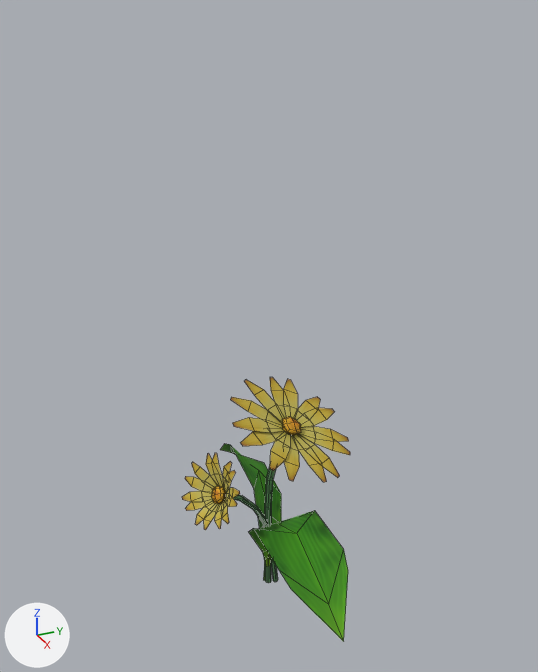
Renders of the FBX model Assets/Models/YellowDaisy.fbx from each side of a commit.
Before and after are seen from a camera (50 mm lens) standing at (0.256, -0.281, 0.506) and looking at (-0.236, -0.059, 0.26). The axes (+X, +Y, +Z) are drawn at lower left. The lights are the same throughout. Mesh edges are drawn as thin lines. Where no turn or scale is listed for an object, it has been applied to the vertices.

In view in the first picture: 'YellowDaisyFull'.
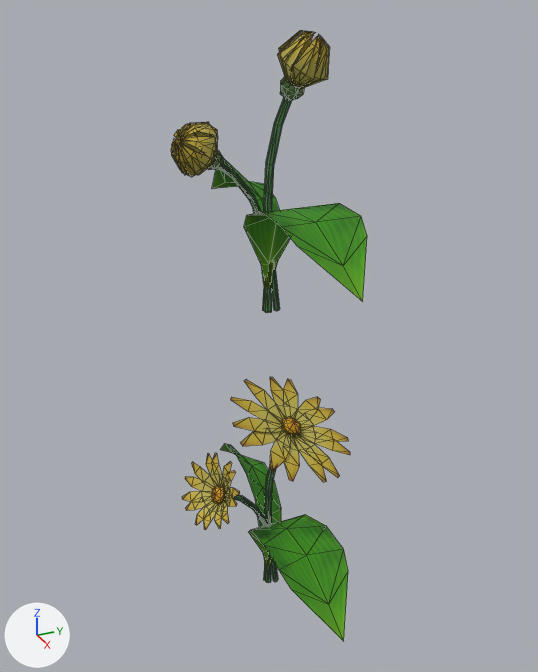
The newer file is also turned or shifted as a whole; pictures and numbers use the older file's frame.

Scene script edits in JSON lines:
```json
{"block": "me_mesh", "where": "# used by ob_yellowdaisyfull; location = (-0.2318, -0.0751, 0.1011)"}
{"op": "remove", "block": "me_mesh", "code": "me_mesh.from_pydata(...)  # 476 vertices, 300 faces; spans x -0.132..0.134, y -0.062..0.081, z -0.095..0.108"}
{"op": "add", "block": "me_mesh", "code": "me_mesh.from_pydata(...)  # 482 vertices, 624 faces; spans x -0.132..0.134, y -0.062..0.081, z -0.095..0.108"}
{"block": "me_mesh", "change": "me_mesh part 1: 3 vertices removed from x 0.03..0.054, y -0.014..0.043, z 0.004..0.006; 6 vertices added at x 0.018..0.072, y -0.014..0.043, z -0.008..0.003"}
{"block": "me_mesh", "change": "me_mesh part 2: 3 vertices removed from x -0.051..-0.03, y 0.012..0.041, z -0.02..-0.002; 6 vertices added at x -0.065..-0.025, y 0.012..0.041, z -0.032..0.001"}
{"op": "add", "block": "me_mesh_001", "code": ["me_mesh_001 = bpy.data.meshes.new('Mesh.001')", "me_mesh_001.from_pydata(...)  # 482 vertices, 624 faces; spans x -0.127..0.139, y -0.077..0.034, z -0.002..0.203", "me_mesh_001.materials.append(mat_blinn1)  # picture img_flowers_base_color_png"]}
{"op": "add", "block": "ob_yellowdaisy_night", "code": ["ob_yellowdaisy_night = bpy.data.objects.new('YellowDaisy_night', me_mesh_001)", "ob_yellowdaisy_night.location = (-0.237, -0.059, 0.2817)"]}
```

Boxes (x1, y1, x2, y2) around the edits, measured in the pictures (538 x 672 px; the box of a moved part takes in the faces that stretch with it):
```json
{"object": "YellowDaisy_night", "change": "added", "after": [171, 30, 367, 313]}
{"part": 1, "of": "me_mesh", "change": "moved or reshaped", "before": [249, 511, 344, 604], "after": [250, 514, 344, 604]}
{"part": 2, "of": "me_mesh", "change": "moved or reshaped", "before": [231, 446, 281, 528], "after": [231, 446, 281, 528]}
```
